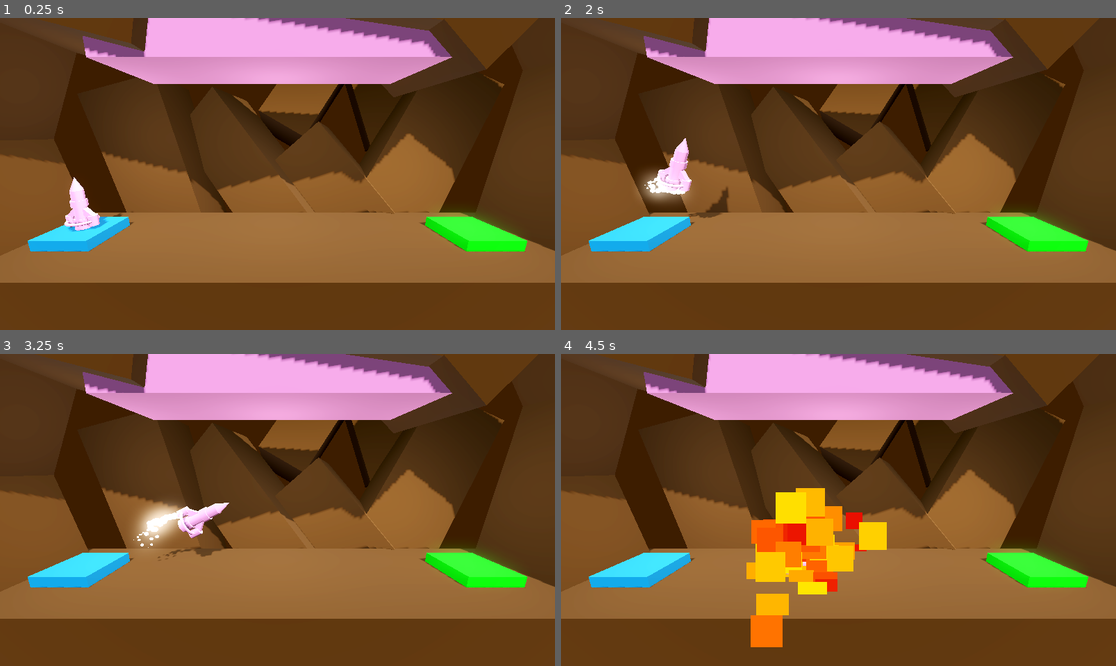
Above: before the commit, frames 1-4 (two rows, left to right).
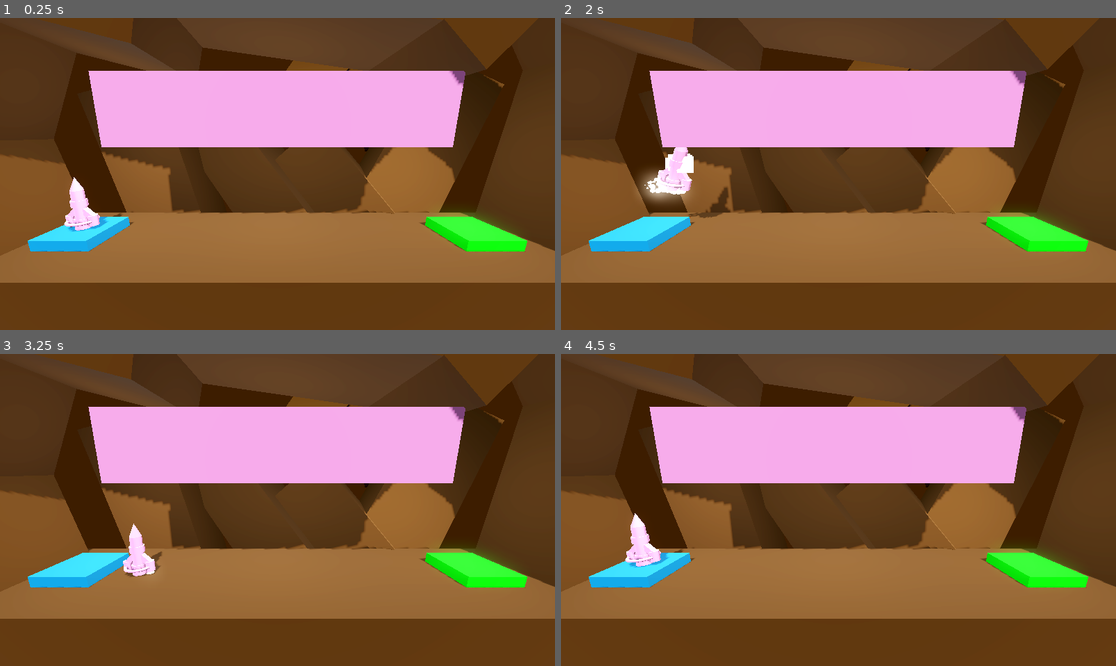
Above: after the commit, the same moments.

Repository: ivdobry/project-boost
Game: Godot game, scene res://scenes/level/level_3.tscn
Same seed, same stepped clock (60 frames per second), same inputs: the game is played once before the commit and once after it. This scene is started directly instead of the project's main scene.
Inputs:
- Up to frame 1 (0.25 s): no input
- Up to frame 2 (2 s): tap Enter at 0.5 s; hold D (right) 0.53-1.28 s; hold Space (boost) 0.53-1.28 s; hold A (left) from 1.28 s (still down); tap Space (boost) at 1.35 s
- Up to frame 3 (3.25 s): release A (left) at 2.03 s; hold Space (boost) 2.03-2.78 s; hold D (right) from 2.03 s (still down); tap Space (boost) at 2.85 s
- Up to frame 4 (4.5 s): release D (right) at 3.53 s; hold Space (boost) 3.53-4.28 s; hold A (left) from 3.53 s (still down); tap Space (boost) at 4.35 s

The runs differ from the first frame. In frame 1, 28% of the frame differs, in the area x 14-84%, y 0-63%; in frame 2, 29%; in frame 3, 30%; in frame 4, 33%, in the area x 11-84%, y 0-94%.

Commit message:
Fix level 3 obstacle.

Diff:
--- a/scenes/level/level_3.tscn
+++ b/scenes/level/level_3.tscn
@@ -16,7 +16,7 @@
 [node name="Level" type="Node3D"]
 
 [node name="Obstacle" type="CSGBox3D" parent="." groups=["Hazard"]]
-transform = Transform3D(1, 0, 0, 0, 1, 0, 0, 0, 1, -0.009307694, 6.934704, -0.00044822693)
+transform = Transform3D(1, 0, 0, 0, 1, 0, 0, 0, 1, -0.009307694, 4.602146, -0.00044822693)
 use_collision = true
 size = Vector3(10, 2, 3)
 material = SubResource("StandardMaterial3D_u7l0e")
